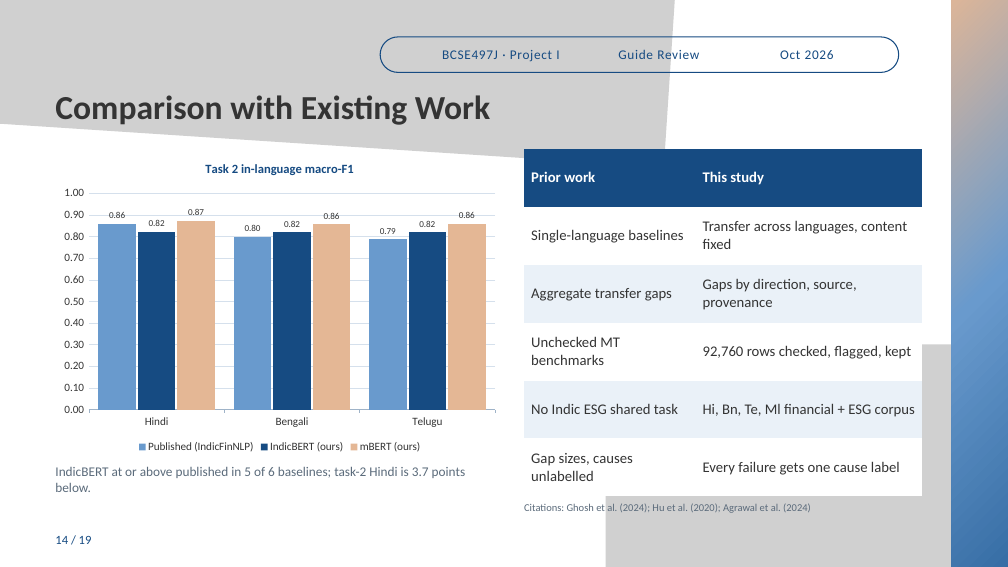
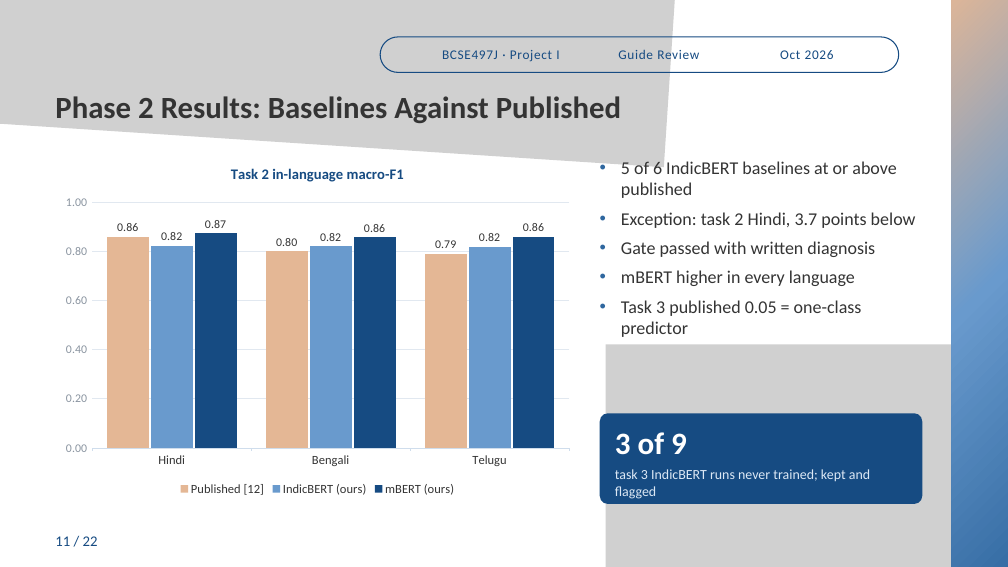
Before and after one commit to souparno-nag/Cross-Linguistic_Transfer_Diagnotic_for_Financial_NLP_in_Indic_Languages, a slide deck: slide 11 of presentation/BCSE497J_Project_I_Final_Review.pptx (slide 14 before the commit). Drawn at 1008x567 pixels with LibreOffice and Linux fonts; fonts in the diff are those of the drawing; grey boxes stand for pictures. Boxes give left, top, right and bottom in pixels: in the first picture for what was removed or moved away, otherwise in the second. Text is boxed around its words. In the diff, an @@ line names an element or a change of style, - is before the commit and + after.

Commit message:
Docs: update numeric report, add colour-pages PDF and report PDF; update review deck

```diff
--- a/presentation/BCSE497J_Project_I_Final_Review.pptx
+++ b/presentation/BCSE497J_Project_I_Final_Review.pptx
@@ text at (x1=55, y1=96, x2=621, y2=123): text changed; size 48 to 44 pt @@
-Comparison with Existing Work
+Phase 2 Results: Baselines Against Published
@@ table removed at (x1=524, y1=149, x2=922, y2=496), 6 rows, 2 columns @@
-Prior work | This study
-Single-language baselines | Transfer across languages, content fixed
-Aggregate transfer gaps | Gaps by direction, source, provenance
-Unchecked MT benchmarks | 92,760 rows checked, flagged, kept
-No Indic ESG shared task | Hi, Bn, Te, Ml financial + ESG corpus
-Gap sizes, causes unlabelled | Every failure gets one cause label
@@ column chart at (x1=55, y1=151, x2=580, y2=499) @@
-Published (IndicFinNLP): 0.86, 0.8, 0.79
+Published [12]: 0.86, 0.8, 0.79
@@ colour of Published [12] #699ACD to #E4B795 @@
@@ data labels of Published [12] changed @@
@@ colour of IndicBERT (ours) #164B82 to #699ACD @@
@@ data labels of IndicBERT (ours) changed @@
@@ colour of mBERT (ours) #E4B795 to #164B82 @@
@@ data labels of mBERT (ours) changed @@
@@ legend changed @@
@@ category axis changed @@
@@ value axis changed @@
@@ bar spacing changed @@
@@ lettering changed @@
@@ column chart resized from (x1=55, y1=149, x2=504, y2=456) to (x1=55, y1=151, x2=580, y2=499) @@
@@ text at (x1=621, y1=161, x2=916, y2=337): text changed; size 19 to 25.7 pt; text colour #5B6B7B to #343434 @@
-IndicBERT at or above published in 5 of 6 baselines; task-2 Hindi is 3.7 points below.
+• 5 of 6 IndicBERT baselines at or above published
+• Exception: task 2 Hindi, 3.7 points below
+• Gate passed with written diagnosis
+• mBERT higher in every language
+• Task 3 published 0.05 = one-class predictor
@@ rounded rectangle added at (x1=600, y1=413, x2=922, y2=504), fill #164B82 @@
@@ text "3 of 9" at (x1=615, y1=432, x2=687, y2=455): vertical alignment top to middle @@
@@ text at (x1=615, y1=432, x2=687, y2=455): text changed; size 15 to 44.5 pt; text colour #5B6B7B to #FFFFFF; bold on @@
-Citations: Ghosh et al. (2024); Hu et al. (2020); Agrawal et al. (2024)
+3 of 9
@@ text added at (x1=615, y1=469, x2=870, y2=499), 19.9 pt, text #DCE8F5 @@
+task 3 IndicBERT runs never trained; kept and flagged
@@ text at (x1=55, y1=536, x2=98, y2=546): text changed; size 18 to 21.1 pt @@
-14 / 19
+11 / 22
```
Also in this commit, not shown: 9 other slides changed, 12 slides added, 9 slides removed, 4 other files.
